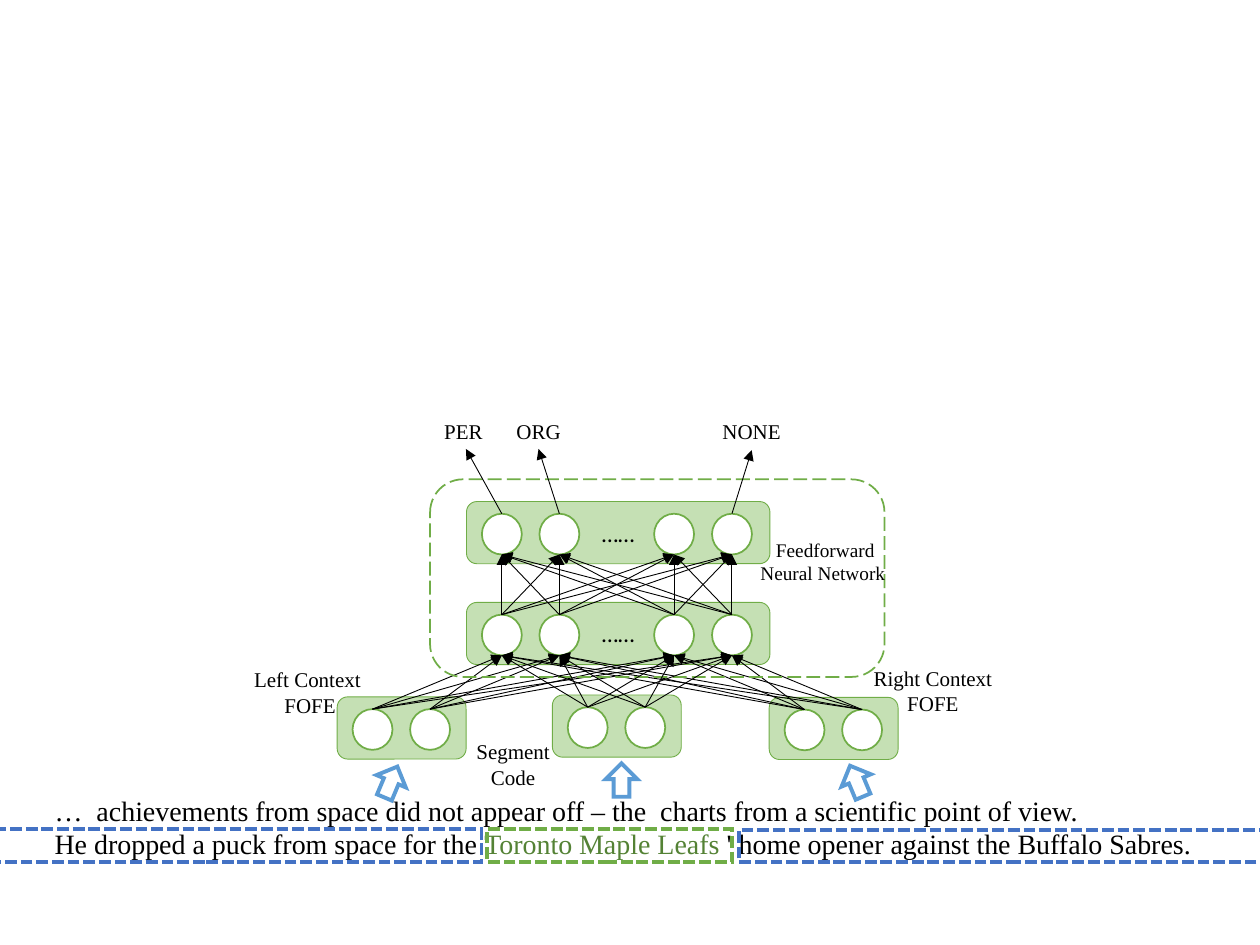
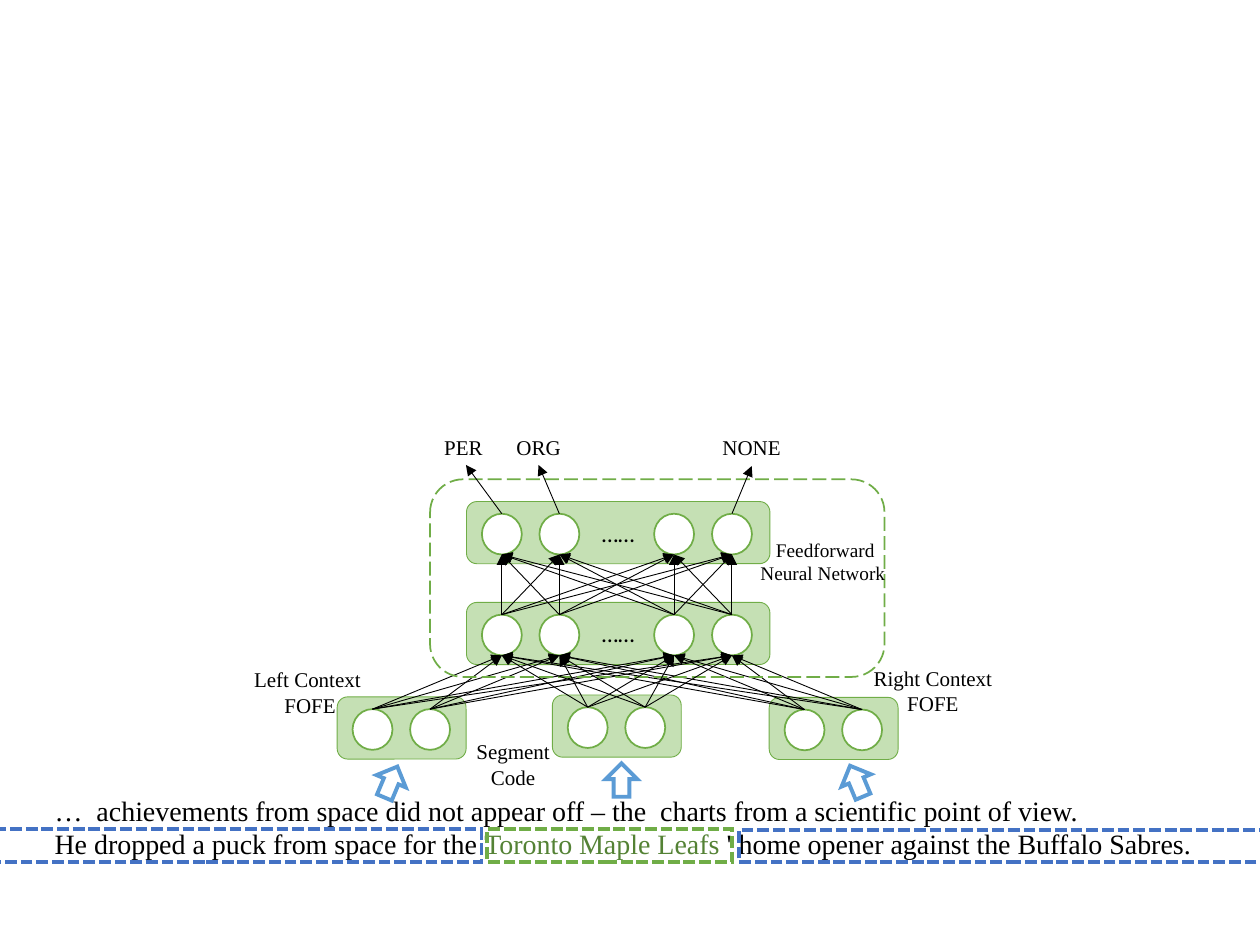
Before and after one commit to mowangphy/fofe-ner-acl2017, a slide deck: slide 2 of ppt.pptx. Drawn at 1260x945 pixels with LibreOffice and Linux fonts; fonts in the diff are those of the drawing. Boxes give left, top, right and bottom in pixels: in the first picture for what was removed or moved away, otherwise in the second. Text is boxed around its words. In the diff, an @@ line names an element or a change of style, - is before the commit and + after.

```diff
--- a/ppt.pptx
+++ b/ppt.pptx
@@ 3 texts: place and size @@
-3 texts at [444,425,780,440]
+3 texts at [444,441,780,456]
@@ arrow moved from (501, 514) - (466, 449) to (501, 514) - (466, 465) @@
@@ arrow moved from (559, 514) - (538, 449) to (559, 514) - (538, 465) @@
@@ arrow moved from (732, 514) - (752, 450) to (732, 514) - (752, 466) @@
```
Also in this commit, not shown: 2 other files.
